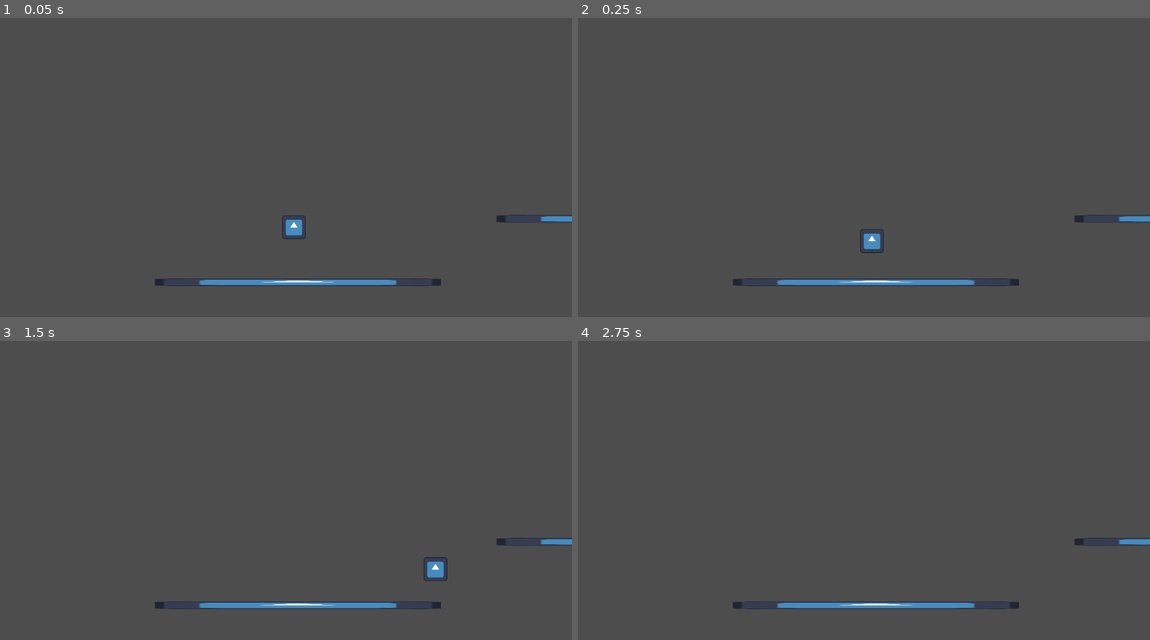
Above: before the commit, frames 1-4 (two rows, left to right).
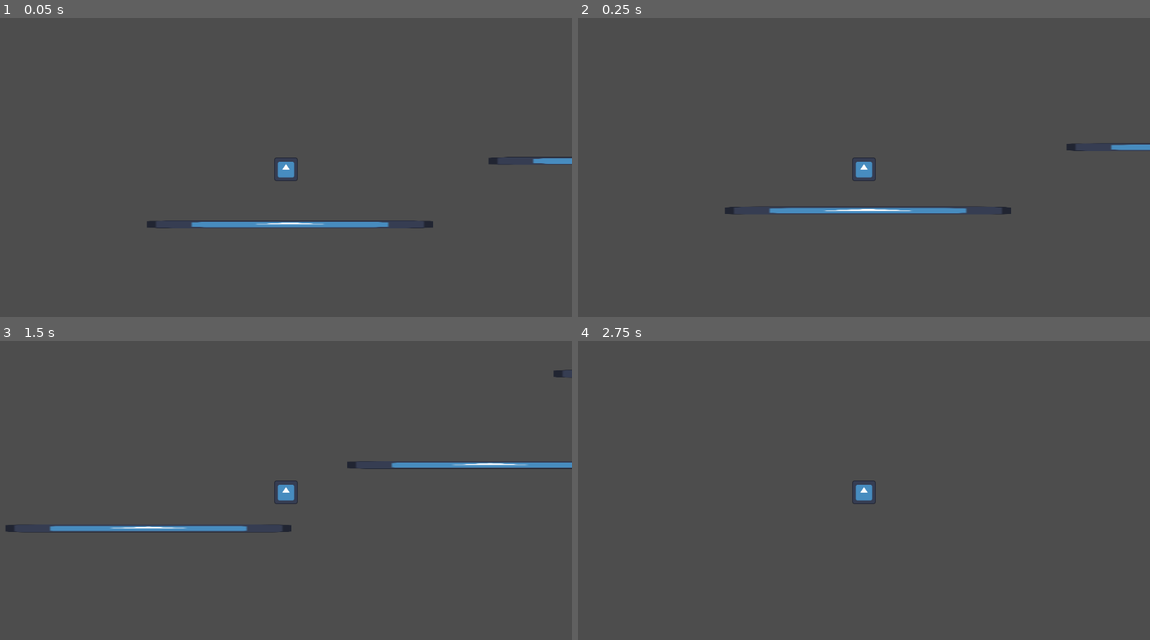
Above: after the commit, the same moments.

Repository: 24362-Jenny/food-scout
Game: Godot game, scene res://scenes/node_2d.tscn
The game is run twice, just before and just after one commit, with the same random seed, the same clock (stepped at 60 frames per second) and the same inputs. The project has no main scene, so this scene is started directly. The engine's default icon, where the game draws it, is replaced by a stand-in: a white triangle on a blue panel in a dark square.
Inputs:
- Up to frame 1 (0.05 s): no input
- Up to frame 2 (0.25 s): no input
- Up to frame 3 (1.5 s): hold Right (ui_right) from 0.53 s (still down); tap W (jump) at 0.77 s
- Up to frame 4 (2.75 s): tap W (jump) at 1.52 s; release Right (ui_right) at 2.03 s; hold Left (ui_left) from 2.03 s (still down)

The runs differ from the first frame. In frame 1, 2.5% of the frame differs, in the area x 25-100%, y 46-90%; in frame 2, 2.5%; in frame 3, 3.2%, in the area x 1-100%, y 9-90%; in frame 4, 1.4%.

Commit message:
still bug left to fix

Diff:
--- /dev/null
+++ b/scenes/enemy_1.tscn
@@ -0,0 +1,17 @@
+[gd_scene format=3 uid="uid://c28bwg6btrogx"]
+
+[ext_resource type="Script" uid="uid://ccjx81jnibab4" path="res://scripts/enemy_1.gd" id="1_a1412"]
+[ext_resource type="Texture2D" uid="uid://cb1u3wvpoucrh" path="res://icon.svg" id="1_tcmaw"]
+
+[sub_resource type="RectangleShape2D" id="RectangleShape2D_a1412"]
+size = Vector2(128, 128)
+
+[node name="enemy1" type="CharacterBody2D" unique_id=1825134664]
+script = ExtResource("1_a1412")
+metadata/_edit_group_ = true
+
+[node name="Sprite2D" type="Sprite2D" parent="." unique_id=1685510494]
+texture = ExtResource("1_tcmaw")
+
+[node name="CollisionShape2D" type="CollisionShape2D" parent="." unique_id=362028684]
+shape = SubResource("RectangleShape2D_a1412")
--- a/scenes/node_2d.tscn
+++ b/scenes/node_2d.tscn
@@ -24,6 +24,8 @@
 [node name="CollisionShape2D" type="CollisionShape2D" parent="Player" unique_id=1970759441]
 shape = SubResource("RectangleShape2D_4vge2")
 metadata/_edit_group_ = true
+
+[node name="Camera2D" type="Camera2D" parent="Player" unique_id=24445102]
 
 [node name="platform" type="StaticBody2D" parent="." unique_id=396830670]
 position = Vector2(512, 552)
--- /dev/null
+++ b/scripts/enemy_1.gd
@@ -0,0 +1,10 @@
+extends CharacterBody2D
+
+@onready var player = %Player # Or however you reference your player node
+var direction : Vector2 = Vector2.ZERO
+
+func _physics_process(delta):
+	if player:
+		direction = (player.global_position - global position).normalized()
+
+	velocity = Vector2.ZERO
Not shown, added: scripts/enemy_1.gd.uid
